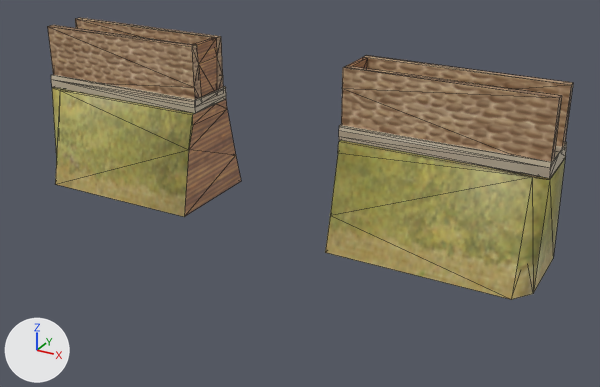
A saved change to the COLLADA model art/meshes/structural/maya_wall_gate.dae.
One viewpoint serves both versions: a camera (50 mm lens) standing at (24.5, -41.8, 20.9) and looking at (1.6, -0.2, 0.1). Arrows for +X, +Y and +Z are at lower left; the lights stay in place. Mesh edges are drawn as thin lines. Where no turn or scale is listed for an object, it has been applied to the vertices. Vertices at the same position are counted once.

Script lines for the objects in view, before the commit:
```python
me_cubo_001 = bpy.data.meshes.new('Cubo.001')
me_cubo_001.from_pydata(...)  # 141 vertices, 240 faces; spans x -16.8..16.8, y -3.4..3.4, z -1.7..8.9
me_cubo_001.materials.append(mat_materiais_001)  # picture img_mayans_struct_png
ob_gate = bpy.data.objects.new('gate', me_cubo_001)
ob_gate.location = (0.0, 0.0, 0.0)
```
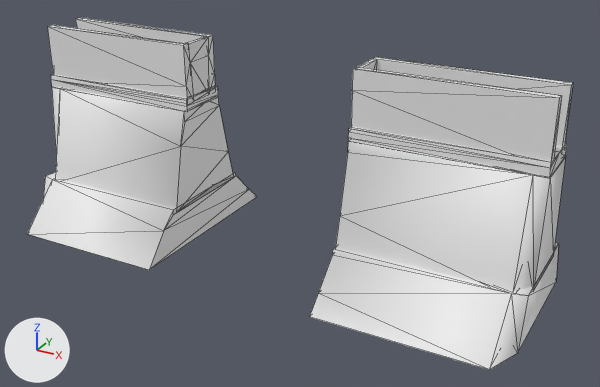
Location of each change, (x1, y1, x2, y2) in pixels of the pictures (600 x 387 px; the box of a moved part takes in the faces that stretch with it):
```json
{"object": "gate", "change": "reshaped", "before": [47, 18, 573, 299], "after": [28, 18, 573, 370], "on screen": "25% taller"}
{"part": 1, "of": "me_cubo_001", "change": "moved or reshaped", "before": [52, 87, 241, 217], "after": [52, 86, 233, 212]}
{"part": 2, "of": "me_cubo_001", "change": "moved or reshaped", "before": [325, 140, 565, 299], "after": [336, 141, 566, 291]}
{"part": 3, "of": "me_cubo_001", "change": "added", "after": [28, 171, 257, 270]}
{"part": 4, "of": "me_cubo_001", "change": "added", "after": [310, 243, 559, 370]}
{"part": 5, "of": "me_cubo_001", "change": "moved or reshaped", "before": [47, 18, 573, 179], "after": [47, 18, 573, 177]}
{"part": 6, "of": "me_cubo_001", "change": "recoloured", "before": [550, 84, 573, 177], "after": [550, 84, 573, 177]}
```

Edits to the scene script, one JSON object a line:
```json
{"op": "add", "block": "mat_materiais_009", "code": ["mat_materiais_009 = principled_material('Materiais.009')", "mat_materiais_009.base_color = (0.8, 0.8, 0.8)  # white #e7e7e7"]}
{"block": "me_cubo_001", "where": "# used by ob_gate; location = (0.0, 0.0, 0.0)"}
{"op": "remove", "block": "me_cubo_001", "code": "me_cubo_001.from_pydata(...)  # 141 vertices, 240 faces; spans x -16.8..16.8, y -3.4..3.4, z -1.7..8.9"}
{"op": "add", "block": "me_cubo_001", "code": "me_cubo_001.from_pydata(...)  # 183 vertices, 306 faces; spans x -16.8..16.8, y -6.4..6.4, z -4.2..8.9"}
{"block": "me_cubo_001", "change": "me_cubo_001 part 1: the loose piece of 21 vertices spanning x -16.8..-5.0, y -3.4..3.4, z -1.7..4.7 is scaled about its middle by (0.945, 1, 1), then moved by (-0.3, 0.0, 0.1), in mat_materiais_009 (white #e7e7e7)"}
{"block": "me_cubo_001", "change": "me_cubo_001 part 2: the loose piece of 21 vertices spanning x 5.0..16.8, y -3.4..3.4, z -1.7..4.7 is scaled about its middle by (0.946, 1, 1), then moved by (0.3, 0.0, 0.1), in mat_materiais_009 (white #e7e7e7)"}
{"block": "me_cubo_001", "change": "me_cubo_001 part 3: the loose piece of 21 vertices spanning x -16.8..-5.0, y -3.4..3.4, z -1.7..4.7 is copied, and the copy is scaled about its middle by (0.945, 1.91, 0.466), then moved by (-0.3, 0.0, -4.2), in mat_materiais_009 (white #e7e7e7); it spans x -16.8..-5.6, y -6.4..6.4, z -4.2..-1.3"}
{"block": "me_cubo_001", "change": "me_cubo_001 part 4: the loose piece of 21 vertices spanning x 5.0..16.8, y -3.4..3.4, z -1.7..4.7 is copied, and the copy is scaled about its middle by (0.946, 1.91, 0.466), then moved by (0.3, 0.0, -4.2), in mat_materiais_009 (white #e7e7e7); it spans x 5.6..16.8, y -6.4..6.4, z -4.2..-1.3"}
{"block": "me_cubo_001", "change": "me_cubo_001 part 5"}
{"block": "me_cubo_001", "change": "69 vertices are removed from x -5.3..5.3, y -1.7..1.7, z 4.7..8.9"}
{"block": "me_cubo_001", "change": "156 faces are deleted"}
{"block": "me_cubo_001", "change": "39 vertices are added at x -5.9..5.9, y -1.7..1.7, z 4.7..8.9"}
{"block": "me_cubo_001", "change": "15 new vertices lie (-11.2, 0.0, 0.0) away from vertices in x 16.8, y -1.7..1.7, z 4.7..8.9"}
{"block": "me_cubo_001", "change": "15 new vertices lie (11.2, 0.0, 0.0) away from vertices in x -16.8, y -1.7..1.7, z 4.7..8.9"}
{"block": "me_cubo_001", "change": "156 new faces join them"}
{"block": "me_cubo_001", "change": "me_cubo_001 part 6: 18 faces spanning x -16.8..16.8, y -1.7..1.7, z 4.7..8.9 switch from mat_materiais_001 (picture img_mayans_struct_png) to mat_materiais_009 (white #e7e7e7)"}
```
